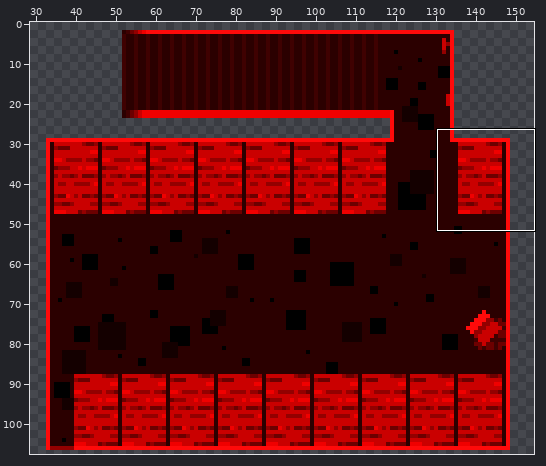
Edited in one commit: pixel-art file (assets/2d/free/basement.aseprite). Above, an overview of the earlier version with the close-up marked.
Close-up. First the earlier version:
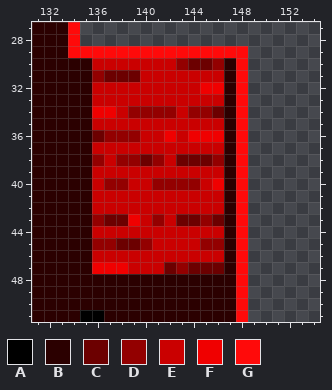
176x108 pixels, 1 frame. Shown: x 131..154, y 27..51. The wide view leaves out empty margins. The commit also changed other parts of the picture, which this record leaves out.
Palette (. is transparent): A #000000  B #2b0000  C #6c0000  D #930000  E #ca0000  F #f00000  G #ff0a0a
Pixels before, first column x 131:
27 BBBG..............
28 BBBG..............
29 BBBGGGGGGGGGGGGGGG
30 BBBBBEEEEEEEDCCDBG
31 BBBBBDCCCEEEEEEEBG
32 BBBBBEEEEEEEEEFFBG
33 BBBBBEEEEEEEEEEEBG
34 BBBBBFFEDDDDEDDCBG
35 BBBBBEEEEEEEEEEEBG
36 BBBBBCDDDEEFEFFFBG
37 BBBBBEEEEEEEEEEEBG
38 BBBBBDEDDCDECCCDBG
39 BBBBBEEEEEEEEEEEBG
40 BBBBBEDDEEDDDDEFBG
41 BBBBBEEEEEEEEEEEBG
42 BBBBBEEEEEEEEEEEBG
43 BBBBBDCCFEDECCDCBG
44 BBBBBEEEEEEEEEEEBG
45 BBBBBDDCCDEEEEDDBG
46 BBBBBEEEEEEEEEEEBG
47 BBBBBFFFEEECDCCCBG
48 BBBBBBBBBBBBBBBBBG
49 BBBBBBBBBBBBBBBBBG
50 BBBBBBBBBBBBBBBBBG
51 BBBBAABBBBBBBBBBBG
The same view after the edit:
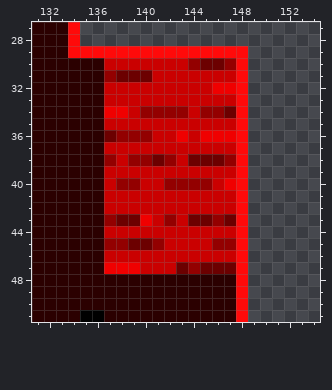
Changes in this commit:
Changed rows in their new state; - is an unchanged pixel.
Layer "Layer 1":
first column x 136:
30 B------ED-CD
31 BD--C------E
32 B--------E-F
33 B----------E
34 B-FE---DE-DC
35 B----------E
36 BC--D-EFE--F
37 B----------E
38 BDE-DCDE--CD
39 B----------E
40 BE-D-E---DEF
41 B----------E
42 B----------E
43 BD-CFEDE-CDC
44 B----------E
45 B-D-CD---E-D
46 B----------E
47 B--F--ECD--C
Pixel boxes of the changes (left, top, right, bottom) in both close-ups:
changed: (92, 58, 236, 274)
